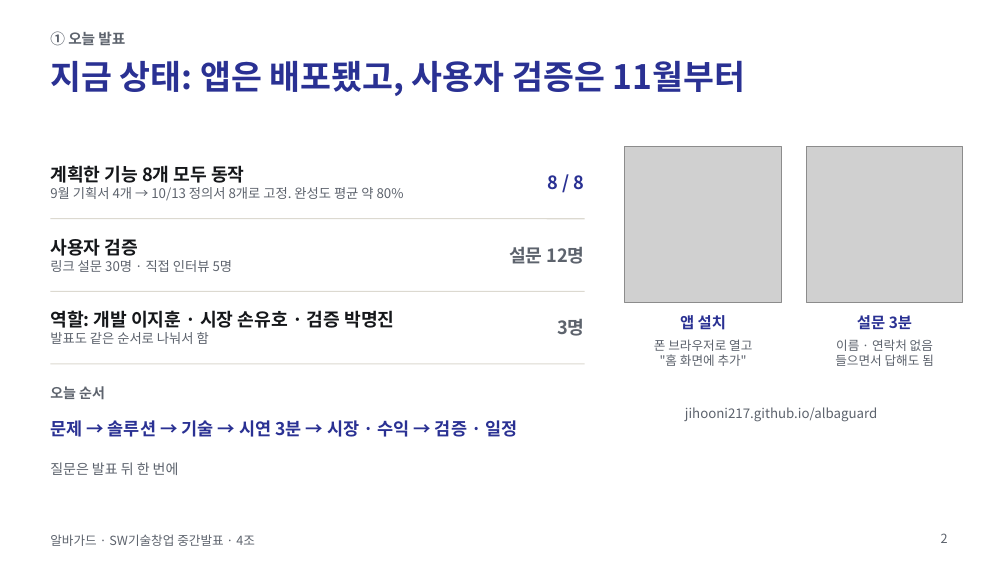
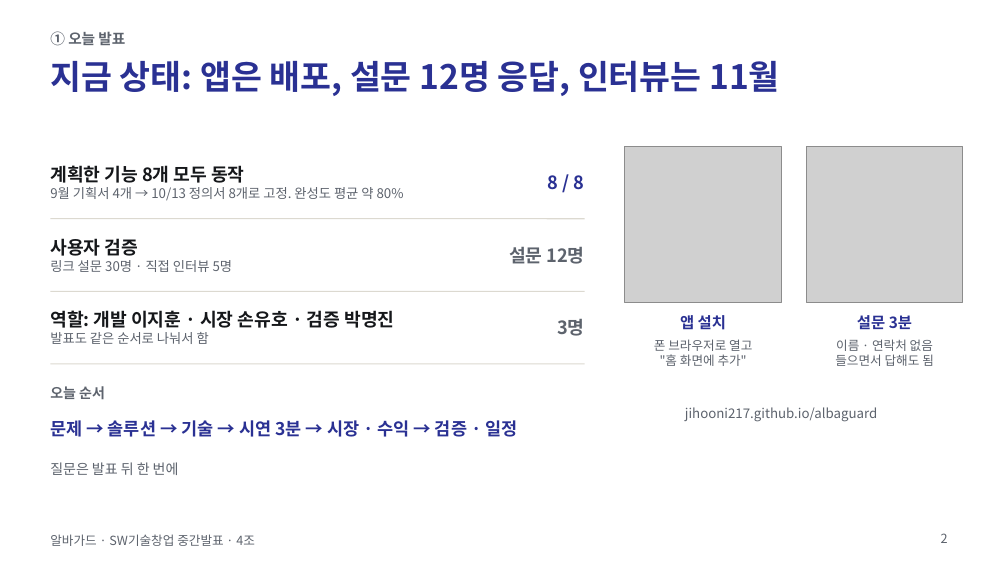
Before and after one commit to jihooni217/albaguard, a slide deck: slide 2 of docs/06_중간발표_PPT.pptx. Drawn at 1008x567 pixels with LibreOffice and Linux fonts; fonts in the diff are those of the drawing; grey boxes stand for pictures. Boxes give left, top, right and bottom in pixels: in the first picture for what was removed or moved away, otherwise in the second. Text is boxed around its words. In the diff, an @@ line names an element or a change of style, - is before the commit and + after.

```diff
--- a/docs/06_중간발표_PPT.pptx
+++ b/docs/06_중간발표_PPT.pptx
@@ title at (50, 60, 780, 96): text changed @@
-지금 상태: 앱은 배포됐고, 사용자 검증은 11월부터
+지금 상태: 앱은 배포, 설문 12명 응답, 인터뷰는 11월
```
Also in this commit, not shown: 1 other slide changed, 6 other files.
